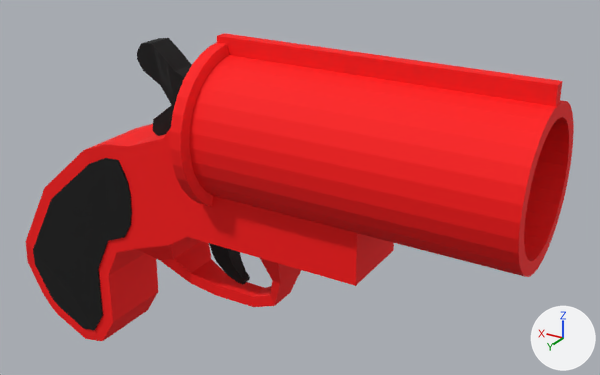
A saved change to the FBX model Island/Assets/ImportModels/Models/Interactable/SignalGun/SignalGun.fbx.
Camera for both pictures: a 50 mm camera at (-0.163, 0.226, 0.115) aimed at (-0.018, -0.015, -0.006). The lights are fixed; the arrows at lower right show +X, +Y and +Z. Where no turn or scale is listed for an object, it has been applied to the vertices.

In view in the first picture: 'Курок', 'Основа', 'СпусковойКрючок'.
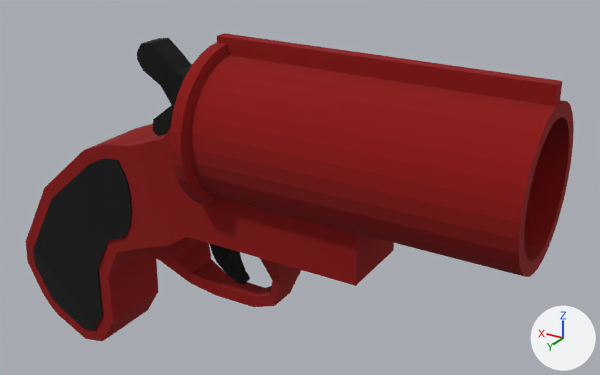
The change, as a list of edits to the scene's bpy script:
```text
Change mat_material_001:
    mat_material_001.base_color: (1.0, 0.0, 0.000477) -> (0.256, 0.0, 0.0)  # red #ff0002 -> red #8a0000
```

Boxes [x1, y1, x2, y2] around the edits, measured in the pictures (600 x 375 px):
'Основа', recoloured: [26, 33, 574, 341] in both
